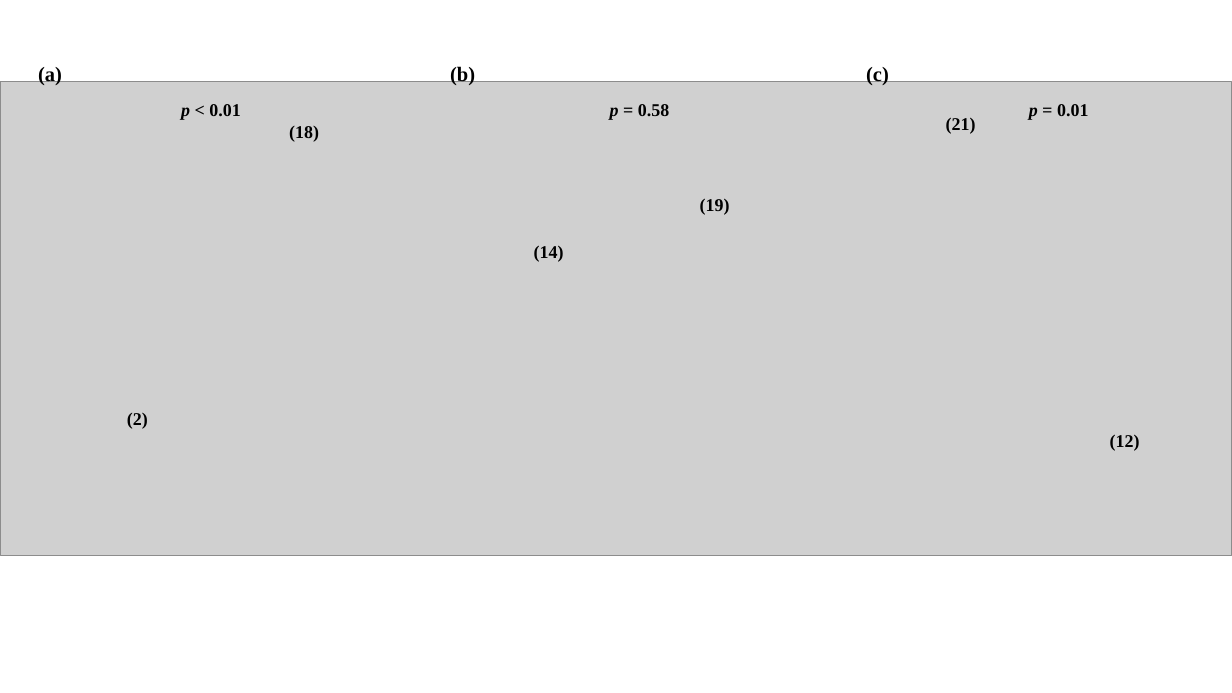
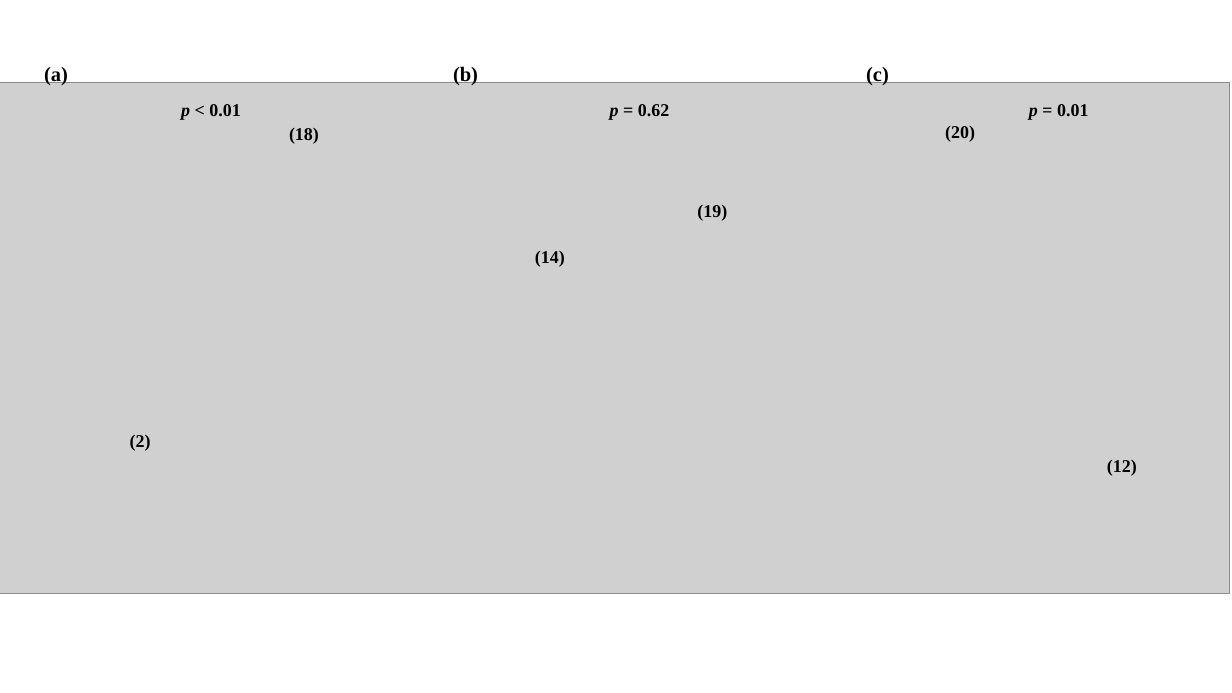
Before and after one commit to EEOB590A-Fall-2019/BKelly_Fishes, a slide deck: slide 1 of graphics/Thesis/Chapter3/Figure4.pptx. Drawn at 1232x693 pixels with LibreOffice and Linux fonts; fonts in the diff are those of the drawing; grey boxes stand for pictures. Boxes give left, top, right and bottom in pixels: in the first picture for what was removed or moved away, otherwise in the second. Text is boxed around its words. In the diff, an @@ line names an element or a change of style, - is before the commit and + after.

```diff
--- a/graphics/Thesis/Chapter3/Figure4.pptx
+++ b/graphics/Thesis/Chapter3/Figure4.pptx
@@ text "(a)": place and size @@
-text "(a)" at (38,65,62,85)
+text "(a)" at (44,65,68,85)
@@ picture: place and size @@
-picture at (0,81,1232,555)
+picture at (0,82,1230,593)
@@ text at (610,104,669,120): text changed @@
-p = 0.58
+p = 0.62
@@ text at (945,126,975,142): text changed @@
-(21)
+(20)
@@ text "(19)": place and size @@
-text "(19)" at (700,199,730,215)
+text "(19)" at (697,205,727,221)
@@ text "(14)": place and size @@
-text "(14)" at (534,246,564,262)
+text "(14)" at (535,251,565,267)
@@ text "(2)": place and size @@
-text "(2)" at (127,413,148,429)
+text "(2)" at (130,435,151,451)
@@ text "(2)" at (130,435,151,451): alignment left to centre @@
@@ text "(12)": place and size @@
-text "(12)" at (1110,435,1140,451)
+text "(12)" at (1107,460,1137,476)
```
Also in this commit, not shown: 39 other files.
